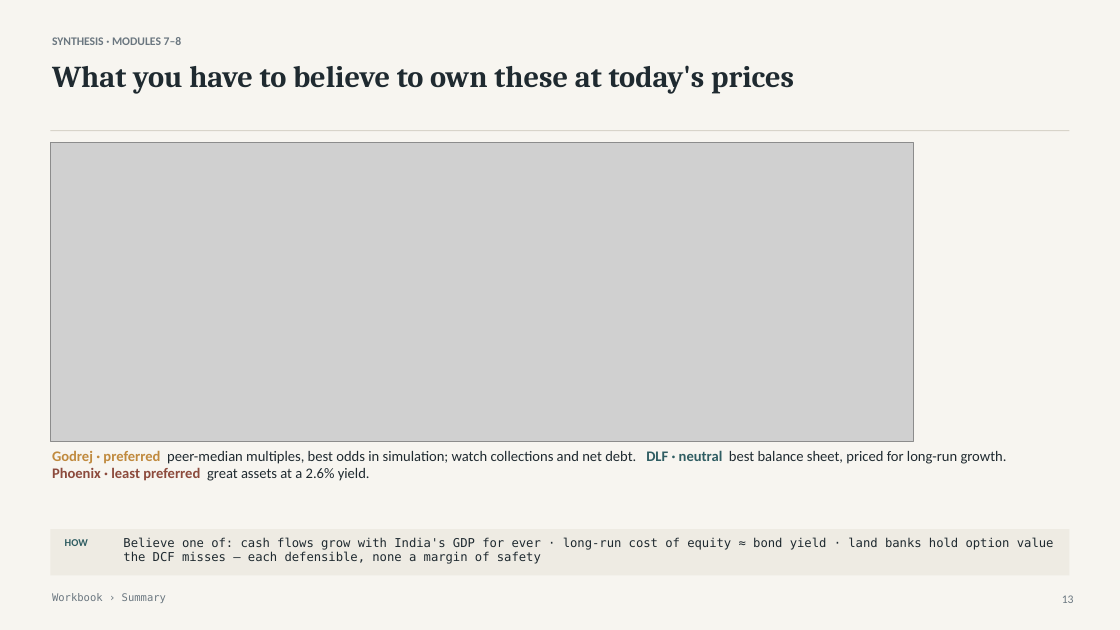
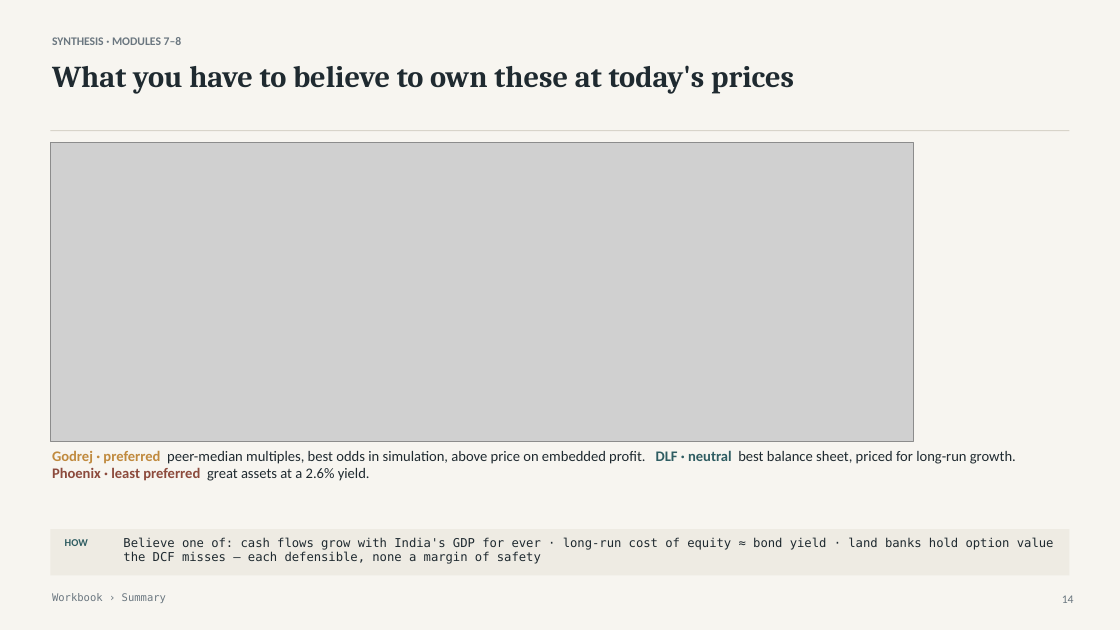
Before and after one commit to atharvaakz/BAAV, a slide deck: slide 14 of reports/ProjectBaav_Group27_Presentation.pptx (slide 13 before the commit). Drawn at 1120x630 pixels with LibreOffice and Linux fonts; fonts in the diff are those of the drawing; grey boxes stand for pictures. Boxes give left, top, right and bottom in pixels: in the first picture for what was removed or moved away, otherwise in the second. Text is boxed around its words. In the diff, an @@ line names an element or a change of style, - is before the commit and + after.

```diff
--- a/reports/ProjectBaav_Group27_Presentation.pptx
+++ b/reports/ProjectBaav_Group27_Presentation.pptx
@@ text at bbox=[52, 450, 1016, 481]: text changed @@
-Godrej · preferred peer-median multiples, best odds in simulation; watch collections and net debt. DLF · neutral best balance sheet, priced for long-run growth. Phoenix · least preferred great assets at a 2.6% yield.
+Godrej · preferred peer-median multiples, best odds in simulation, above price on embedded profit. DLF · neutral best balance sheet, priced for long-run growth. Phoenix · least preferred great assets at a 2.6% yield.
@@ text at bbox=[1062, 595, 1074, 603]: text changed @@
-13
+14
```
Also in this commit, not shown: 2 other slides changed, 1 slide added, 8 other files.
